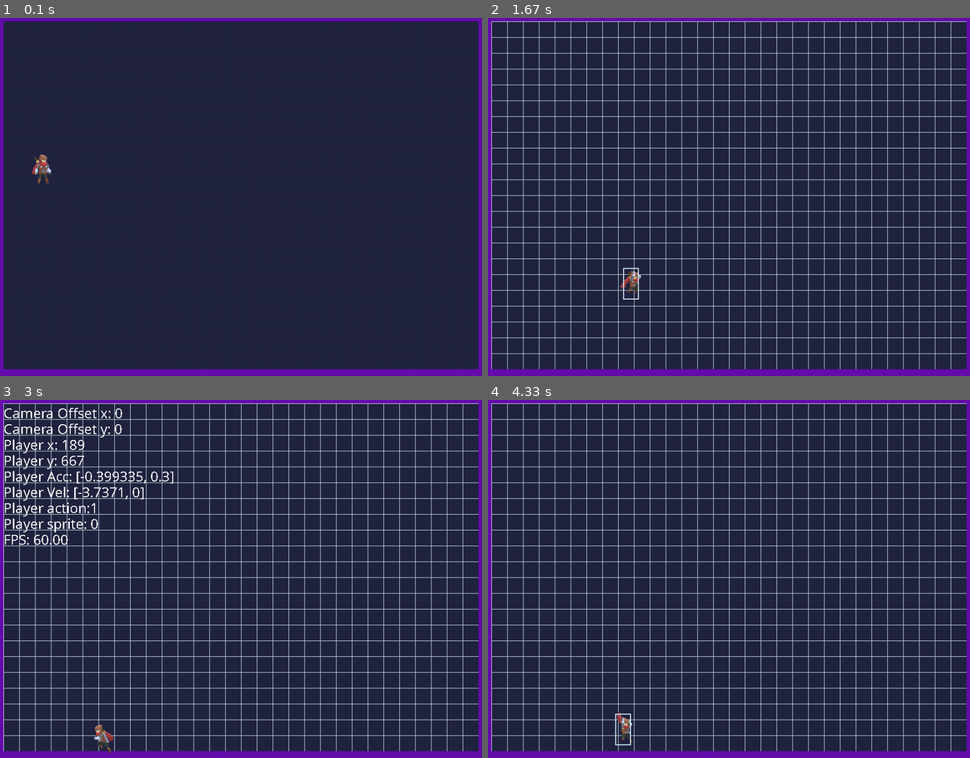
Above: before the commit, frames 1-4 (two rows, left to right).
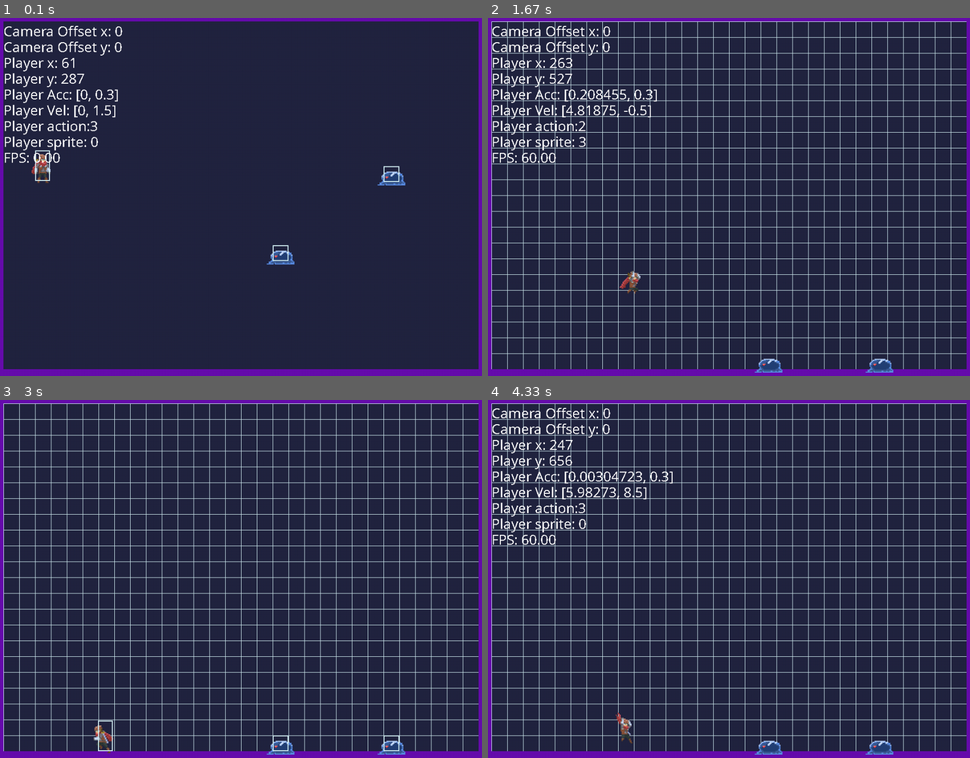
Above: after the commit, the same moments.

Repository: ArthurC13/A-Level-Project-Arthur-Chen
Game: pygame game, started from A level Project.py
The game is run twice, just before and just after one commit, with the same random seed, the same clock (stepped at 60 frames per second) and the same inputs.
Inputs:
- Up to frame 1 (0.1 s): no input
- Up to frame 2 (1.67 s): tap 1 at 0.33 s; hold Right 0.67-1.13 s; tap 3 at 0.82 s; hold Up 1.17-1.47 s; hold Right from 1.5 s (still down); tap 2 at 1.65 s
- Up to frame 3 (3 s): release Right at 1.97 s; hold Left 2-2.53 s; tap 3 at 2.15 s; hold Down 2.57-2.87 s; hold Left from 2.9 s (still down)
- Up to frame 4 (4.33 s): tap 2 at 3.05 s; release Left at 3.3 s; hold Up 3.33-3.7 s; tap 3 at 3.48 s; hold Right from 3.73 s (still down)

The runs differ from the first frame. In frame 1, 2.4% of the frame differs, in the area x 0-85%, y 2-69%; in frame 2, 2.6%; in frame 3, 2.6%; in frame 4, 2.7%, in the area x 0-85%, y 2-100%.

Commit message:
added slimes

Diff:
--- a/A level Project.py
+++ b/A level Project.py
@@ -44,13 +44,47 @@
 def collide_hit_rect(a, b):
     return a.hit_rect.colliderect(b.rect)
 
+def load_sprites(paths):
+    sprites = []
+    mirrored_sprites = []
+    for path in paths:
+        temp_list = []
+        temp_list2 = []
+        for i in sorted(os.listdir(path)):
+            image = pygame.image.load(os.path.join(path, i))
+            size = tuple(2*x for x in image.get_size())
+            image = pygame.transform.scale(image, size)
+            temp_list.append(image)
+            temp_list2.append(pygame.transform.flip(image, True, False))
+        sprites.append(temp_list)
+        mirrored_sprites.append(temp_list2)
+    return sprites, mirrored_sprites
+
+def wall_collisions(sprite, direction):
+    hits = pygame.sprite.spritecollide(sprite, game.wall_group, False, collide_hit_rect)
+    if hits:
+        if direction == 'x':
+            if sprite.vel.x > 0:
+                sprite.pos.x = hits[0].rect.left - sprite.hit_rect.width
+            elif sprite.vel.x < 0:
+                sprite.pos.x = hits[0].rect.right
+            sprite.vel.x = 0
+            sprite.hit_rect.x = int(sprite.pos.x)
+        if direction == 'y':
+            if sprite.vel.y > 0:
+                sprite.pos.y = hits[0].rect.top - sprite.hit_rect.height
+            elif sprite.vel.y < 0:
+                sprite.pos.y = hits[0].rect.bottom
+            sprite.vel.y = 0
+            sprite.hit_rect.y = int(sprite.pos.y)
+
 #Player class
 class Player(pygame.sprite.Sprite):
     def __init__(self, game, x, y):
         self.groups = game.player_group
         pygame.sprite.Sprite.__init__(self, self.groups)
         self.game = game
-        self.load_sprites()
+        self.sprites, self.mirrored_sprites = load_sprites(['images/player/idle', 'images/player/run', 'images/player/jump', 'images/player/fall'])
         self.current_action = 0
         '''
         Player actions:
@@ -64,45 +98,11 @@
         self.image = self.sprites[self.current_action][self.current_sprite]
         self.last_sprite_time = pygame.time.get_ticks()
         self.rect = self.image.get_rect()
-        self.hit_rect = pygame.Rect(0, 0, 32, 64)
+        self.hit_rect = pygame.Rect(0, 0, 30, 62)
         self.hit_rect.center = self.rect.center
         self.pos = pygame.math.Vector2(x * TILESIZE, y * TILESIZE)
         self.vel = pygame.math.Vector2(0, 0)
         self.acc = pygame.math.Vector2(0, 0)
-
-    def load_sprites(self):
-        paths = ['images/player/idle', 'images/player/run', 'images/player/jump', 'images/player/fall']
-        self.sprites = []
-        self.mirrored_sprites = []
-        for path in paths:
-            temp_list = []
-            temp_list2 = []
-            for i in sorted(os.listdir(path)):
-                image = pygame.image.load(os.path.join(path, i))
-                size = tuple(2*x for x in image.get_size())
-                image = pygame.transform.scale(image, size)
-                temp_list.append(image)
-                temp_list2.append(pygame.transform.flip(image, True, False))
-            self.sprites.append(temp_list)
-            self.mirrored_sprites.append(temp_list2)
-
-    def wall_collisions(self, direction):
-        hits = pygame.sprite.spritecollide(self, game.wall_group, False, collide_hit_rect)
-        if hits:
-            if direction == 'x':
-                if self.vel.x > 0:
-                    self.pos.x = hits[0].rect.left - self.hit_rect.width
-                elif self.vel.x < 0:
-                    self.pos.x = hits[0].rect.right
-                self.vel.x = 0
-                self.hit_rect.x = int(self.pos.x)
-            if direction == 'y':
-                if self.vel.y > 0:
-                    self.pos.y = hits[0].rect.top - self.hit_rect.height
-                elif self.vel.y < 0:
-                    self.pos.y = hits[0].rect.bottom
-                self.vel.y = 0
-                self.hit_rect.y = int(self.pos.y)
 
     def on_ladder(self):
         hits = pygame.sprite.spritecollide(self, game.ladder_group, False, collide_hit_rect)
@@ -191,9 +191,9 @@
         self.vel.y = min(self.vel.y, 15)        #termial velocity
         self.pos += self.vel + 0.5 * self.acc
         self.hit_rect.x = int(self.pos.x)
-        self.wall_collisions('x')
+        wall_collisions(self, 'x')
         self.hit_rect.y = int(self.pos.y)
-        self.wall_collisions('y')
+        wall_collisions(self, 'y')
         self.rect.center = self.hit_rect.center
         if abs(self.vel.x) < 0.2:
             self.vel.x = 0
@@ -208,6 +208,52 @@
             self.current_action = 1
         self.animations()
 
+#Enemies
+
+#Slime calss
+class Slime(pygame.sprite.Sprite):
+    def __init__(self, game, x, y):
+        self.groups = game.enemy_group
+        pygame.sprite.Sprite.__init__(self, self.groups)
+        self.game = game
+        self.sprites, self.mirrored_sprites = load_sprites(['images/mobs/slime/idle', 'images/mobs/slime/move'])
+        self.current_action = 0
+        '''
+        Slime actions:
+        0. idle
+        1. move
+        '''
+        self.current_sprite = 0
+        self.face_left = False
+        self.image = self.sprites[self.current_action][self.current_sprite]
+        self.last_sprite_time = pygame.time.get_ticks()
+        self.rect = self.image.get_rect()
+        self.hit_rect = pygame.Rect(0, 0, 32, 32)
+        self.hit_rect.center = self.rect.center
+        self.pos = pygame.math.Vector2(x * TILESIZE, y * TILESIZE)
+        self.vel = pygame.math.Vector2(0, 0)
+        self.acc = pygame.math.Vector2(0, 0)
+
+    def movements(self):
+        self.acc = pygame.math.Vector2(0, GRAVITY)
+        if abs(self.pos.x - game.player.pos.x) < 100:
+            if self.pos.x > game.player.pos.x:
+                self.acc.x = -0.2
+            else:
+                self.acc.x = 0.2
+
+    def update(self):
+        self.movements()
+        self.acc.x += self.vel.x*FRICTION
+        self.vel += self.acc
+        self.vel.y = min(self.vel.y, 15)        #termial velocity
+        self.pos += self.vel + 0.5 * self.acc
+        self.hit_rect.x = int(self.pos.x)
+        wall_collisions(self, 'x')
+        self.hit_rect.y = int(self.pos.y)
+        wall_collisions(self, 'y')
+        self.rect.center = self.hit_rect.center
+
 
 #Wall class
 class Wall(pygame.sprite.Sprite):
@@ -252,29 +298,6 @@
         self.width = self.tilewidth * TILESIZE
         self.height = self.tileheight * TILESIZE
 
-#Camera V1 - no lag
-'''
-class Camera():
-    def __init__(self, width, height):
-        self.camera = pygame.Rect(0, 0, width, height)
-        self.width = width
-        self.height = height
-        self.x = 0
-        self.y = 0
-
-    def apply(self, entity):
-        return entity.rect.move(self.camera.topleft)
-
-    def update(self, target):
-        x = -target.rect.x - int(target.rect.width / 2) + int(WIDTH / 2)
-        y = -target.rect.y + int(HEIGHT / 4*3)
-
-        x = min(0, x)
-        y = min(0, y)
-        x = max(-(self.width - WIDTH), x)
-        y = max(-(self.height - HEIGHT), y)
-        self.camera = pygame.Rect(x, y, self.width, self.height)
-'''
 #Camera class
 class Camera():
     def __init__(self, width, height):
@@ -316,12 +339,13 @@
         self.all_sprites_group = pygame.sprite.Group()
         self.wall_group = pygame.sprite.Group()
         self.ladder_group = pygame.sprite.Group()
+        self.enemy_group = pygame.sprite.Group()
         self.player_group = pygame.sprite.Group()
 
     def tools_reset(self):
         self.show_grid = False
-        self.show_stats = False
-        self.show_hit_rect = False
+        self.show_stats = True
+        self.show_hit_rect = True
 
     def new_level(self):
         self.sprite_group_reset()
@@ -347,6 +371,8 @@
                     Ladder(self, x, y, YELLOW)
                 if item == 'p':
                     self.player = Player(self, x, y)
+                if item == 's':
+                    Slime(self, x, y)
                 x += 1
             x = 0
             y += 1
@@ -354,7 +380,7 @@
     def game_loop(self):
         self.done = False
         while not self.done:
-            self.clock.tick(FPS)
+            self.dt = self.clock.tick(FPS)/1000
             self.events()
             self.update()
             self.draw()
@@ -381,6 +407,7 @@
 
     def update(self):
         self.all_sprites_group.update()
+        self.enemy_group.update()
         self.player_group.update()
         self.camera.update(self.player)
 
@@ -409,9 +436,13 @@
         #all sprites draw replaced with for loop blitting individual sprites on to the screen - doing the same thing but alow camera to be applied
         for i in self.all_sprites_group:
             self.screen.blit(i.image, self.camera.apply(i))
+        for i in self.enemy_group:
+            self.screen.blit(i.image, self.camera.apply(i))
         self.screen.blit(self.player.image, self.camera.apply(self.player))
         if self.show_hit_rect:
             pygame.draw.rect(self.screen, LIGHTBLUE, self.camera.apply_rect(self.player.hit_rect), 2)
+            for i in self.enemy_group:
+                pygame.draw.rect(self.screen, LIGHTBLUE, self.camera.apply_rect(i.hit_rect), 2)
         self.draw_texts()
         pygame.display.flip()
 
--- a/maps/map0.txt
+++ /dev/null
@@ -1,26 +0,0 @@
-111111111111111111111111111111111111111111111111111111111111111111111111111111111111111111111111111111
-100000000000000000000000000000000000000000000000000000000000000000000000000000000000000000000000000000
-100000000000000000000000000000000000000000000000000000000000000000000000000000000000000000000000000000
-100000000000000000000000000000000000000000000000000000000000000000000000000000000000000000000000000000
-100000000000000000000000000000000000000000000000000000000000000000000000000000000000000000000000000000
-100000000000000000000000000000000000000000000000000000000000000000000000000000000000000000000000000000
-100000000000000000000000000000000000000000000000000000000000000000000000000000000000000000000000000000
-100000000000000000000000000000000000000000000000000000000000000000000000000000000000000000000000000000
-100000000000000000000000000000000000000000000000000000000000000000000000000000000000000000000000000000
-100p00000000000000000000000000000000000000000000000000000000000000000000000000000000000000000000000000
-100000000000000000000000000000000000000000000000000000000000000000000000000000000000000000000000000000
-100000000000000000000000000000000000000000000000000000000000000000000000000000000000000000000000000000
-100000000000000000000000000000000000000000000000000000000000000000000000000000000000000000000000000000
-100000000000000000000000000000000000000000000000000000000000000000000000000000000000000000000000000000
-100000000000000000000000000000000000000000000000000000000000000000000000000000000000000000000000000000
-100000000000000000000000000000000000000000000000000000000000000000000000000000000000000000000000000000
-100000000000000000000000000000000000000000000000000000000000000000000000000000000000000000000000000000
-100000000000000000000000000000000000000000000000000000000000000000000000000000000000000000000000020000
-100000000000000000000000000000000000000000000000000000000000000000000000010000000000000000000000000000
-100000000000000000000000000000000000000000002000000000000000000000000000000000000000000000000000000000
-100000000000000000000100000000000000000000000000000000000000000000000000000000000000000000000000000000
-100000000100000000000000000000000200000000000000000000000000000100000000000000000000000020000000000000
-100000000000000000000000000000000000000000000000000000000000000000000000000000000000000000000000000000
-111111111111111111111111111111111111111111111111111111111111111111111111111111111111111111111111111111
-
-singles	13*1			12*2				11*3			10*4
--- a/maps/map1.txt
+++ b/maps/map1.txt
@@ -8,12 +8,12 @@
 10000000000000000000000000000001
 10000000000000000000000000000001
 100p0000000000000000000000000001
+1000000000000000000000000s000001
 10000000000000000000000000000001
 10000000000000000000000000000001
 10000000000000000000000000000001
 10000000000000000000000000000001
-10000000000000000000000000000001
-10000000000000000000000000000001
+100000000000000000s0000000000001
 10000000000000000000000000000001
 10000000000000000000000000000001
 10000000000000000000000000000001
